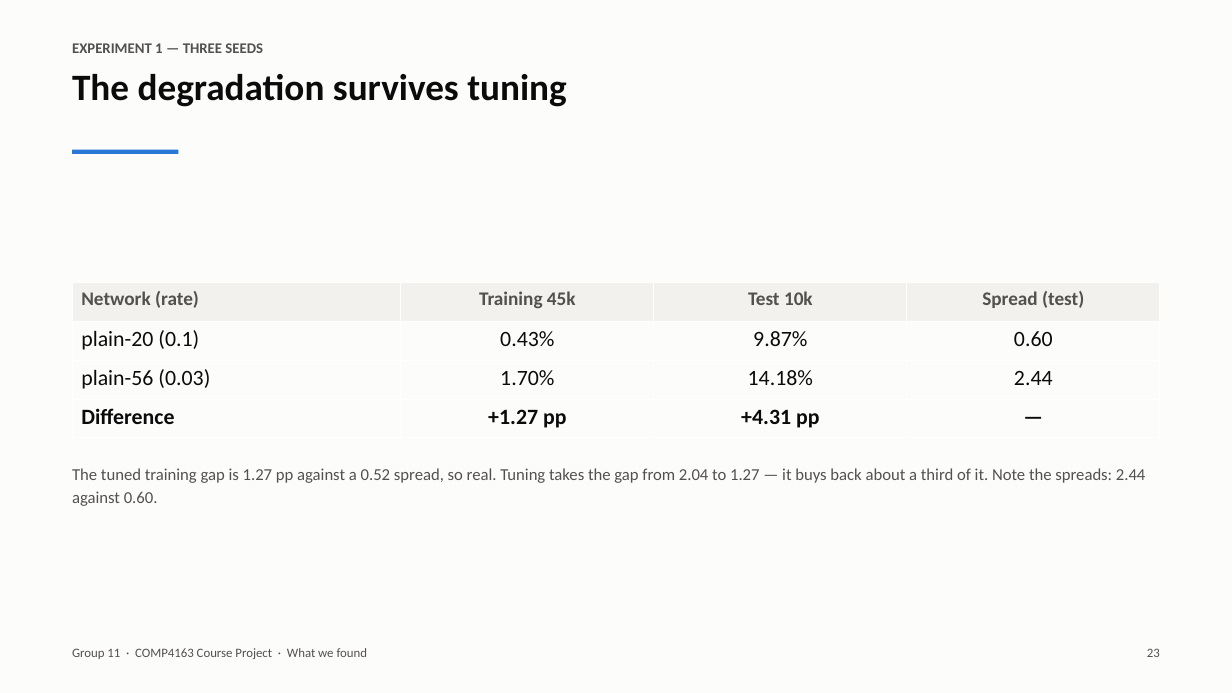
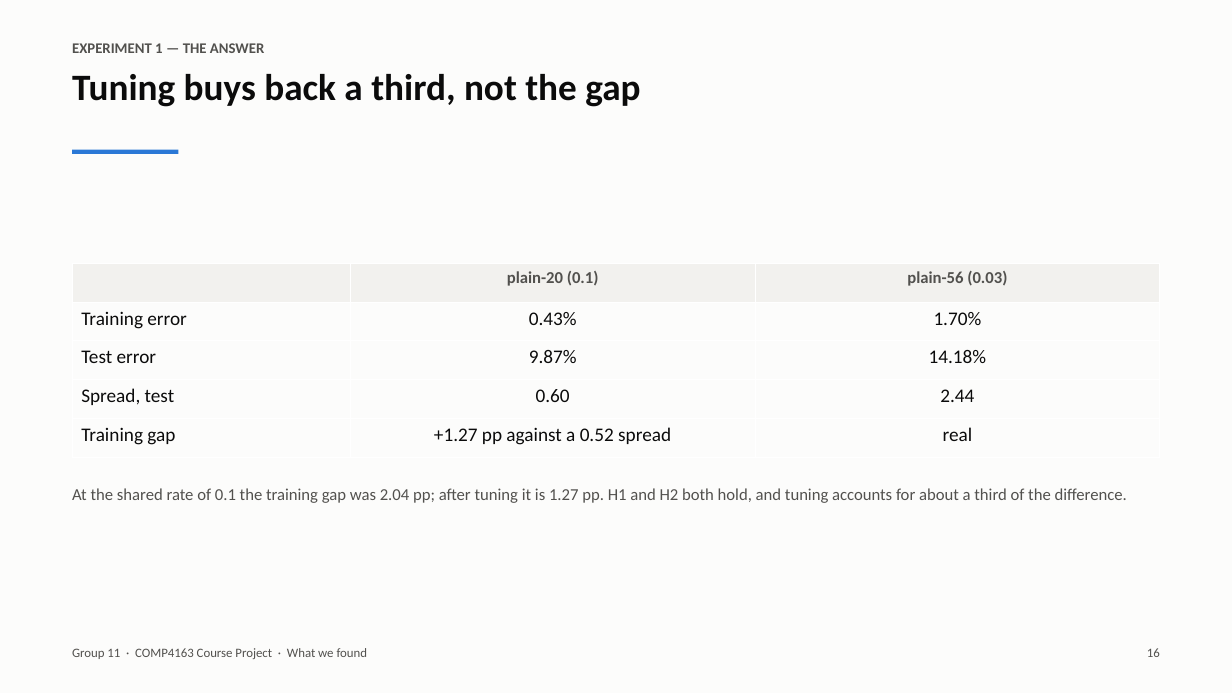
Before and after one commit to v68md6ttb2-ux/COMP4163-ResNet-Degradation, a slide deck: slide 16 of report/slides.pptx (slide 23 before the commit). Drawn at 1232x693 pixels with LibreOffice and Linux fonts; fonts in the diff are those of the drawing. Boxes give left, top, right and bottom in pixels: in the first picture for what was removed or moved away, otherwise in the second. Text is boxed around its words. In the diff, an @@ line names an element or a change of style, - is before the commit and + after.

Commit message:
Cut the deck from 37 slides to 25
Twenty main slides plus a divider and four backups, about 13 minutes of
speaking against the previous 20. What went:

- the stand-alone 'why it matters' slide and the architecture slide, whose
  points survive in the puzzle and hero slides
- the separate open-choices table, now a caption on the recipe table
- the standalone differences-of-means table, merged into the Table 6 slide
- the separate pre-registered-hypothesis slide, merged with the objection
- the gradients figure, left as one line on the mechanism slide (it is in the
  report and the backup sheet)
- two backup slides

Every graded element stays in the main flow: the extraction, the recipe and
its open choices, the three-seed table with the spread test, both experiments,
and the shown / not-shown conclusion.

```diff
--- a/report/slides.pptx
+++ b/report/slides.pptx
@@ text at (72, 43, 264, 53): text changed @@
-EXPERIMENT 1 — THREE SEEDS
+EXPERIMENT 1 — THE ANSWER
@@ text at (72, 74, 640, 107): text changed @@
-The degradation survives tuning
+Tuning buys back a third, not the gap
@@ table at (72, 263, 1160, 457) @@
-Network (rate) | Training 45k | Test 10k | Spread (test)
-plain-20 (0.1) | 0.43% | 9.87% | 0.60
-plain-56 (0.03) | 1.70% | 14.18% | 2.44
-Difference | +1.27 pp | +4.31 pp | —
+ | plain-20 (0.1) | plain-56 (0.03)
+Training error | 0.43% | 1.70%
+Test error | 9.87% | 14.18%
+Spread, test | 0.60 | 2.44
+Training gap | +1.27 pp against a 0.52 spread | real
@@ table: place and size @@
-table at (72, 283, 1161, 438)
+table at (72, 263, 1160, 457)
@@ text at (72, 488, 1127, 503): text changed @@
-The tuned training gap is 1.27 pp against a 0.52 spread, so real. Tuning takes the gap from 2.04 to 1.27 — it buys back about a third of it. Note the spreads: 2.44 against 0.60.
+At the shared rate of 0.1 the training gap was 2.04 pp; after tuning it is 1.27 pp. H1 and H2 both hold, and tuning accounts for about a third of the difference.
@@ text at (1147, 648, 1160, 657): text changed @@
-23
+16
```
Also in this commit, not shown: 22 other slides changed, 12 slides removed, 1 other file.
